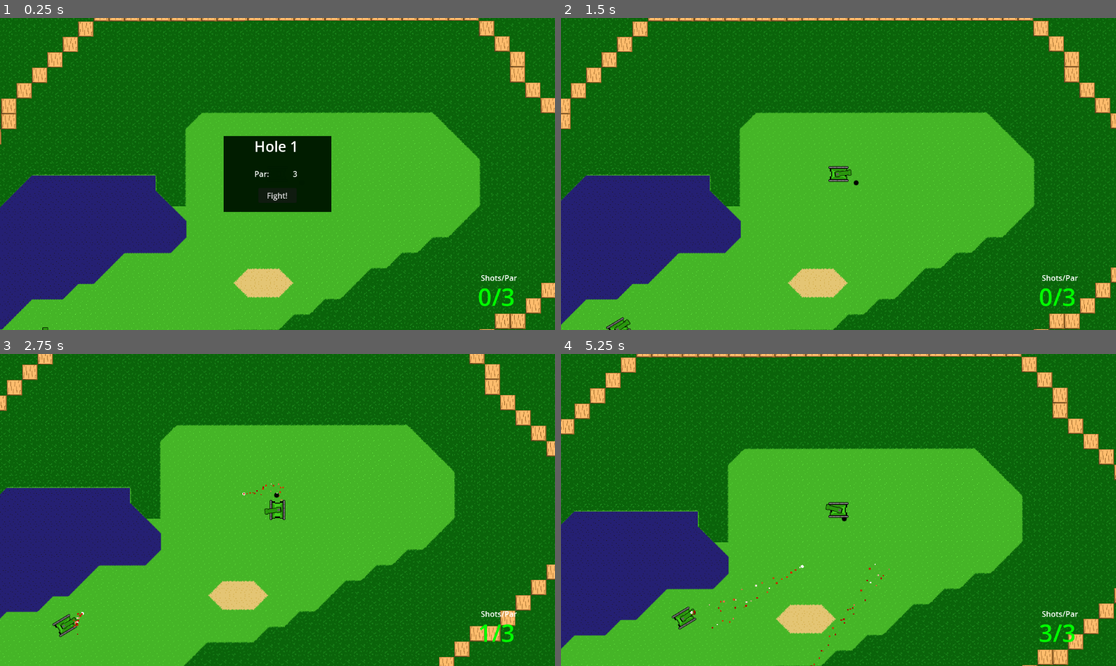
Above: before the commit, frames 1-4 (two rows, left to right).
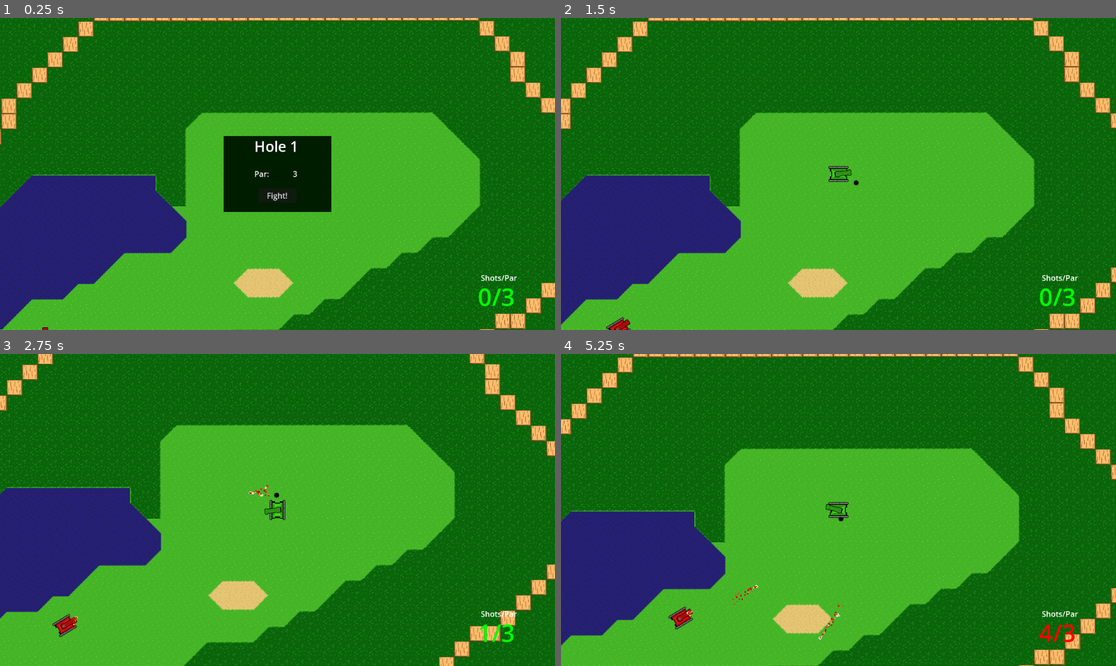
Above: after the commit, the same moments.

Repository: Sabertooth-Software/Bunker-Buster
Game: Godot game, scene res://Scenes/Levels/Hole 1.tscn
Same seed, same stepped clock (60 frames per second), same inputs: the game is played once before the commit and once after it. The engine's default icon, where the game draws it, is replaced by a stand-in: a white triangle on a blue panel in a dark square.
Inputs (mouse positions are in pixels of both pictures, inside the frame that each line leads up to):
- Up to frame 1 (0.25 s): no input
- Up to frame 2 (1.5 s): click "Fight!" at 0.5 s; move the mouse to (960, 158) at 1.27 s; press the mouse at (960, 158) at 1.28 s; hold Right (right) from 1.28 s (still down)
- Up to frame 3 (2.75 s): move the mouse to (166, 525) at 2.02 s; release Right (right) at 2.03 s; release the mouse at (166, 525) at 2.03 s; hold S (down) from 2.03 s (still down); tap Space (shoot) at 2.1 s
- Up to frame 4 (5.25 s): move the mouse to (894, 441) at 2.77 s; release S (down) at 2.78 s; press the mouse at (894, 441) at 2.78 s; hold Right (right) 2.78-3.53 s; move the mouse to (810, 572) at 3.52 s; release the mouse at (810, 572) at 3.53 s; hold Up (up) 3.53-4.28 s; tap Space (shoot) at 3.6, 5.1 s; move the mouse to (1005, 556) at 4.27 s; press the mouse at (1005, 556) at 4.28 s; hold A (left) from 4.28 s (still down); move the mouse to (672, 463) at 5.02 s; release the mouse at (672, 463) at 5.03 s

The runs differ from the first frame. In frame 1, less than 0.1% of the frame differs, in the area x 7-9%, y 99-100%; in frame 2, less than 0.1%; in frame 3, 0.2%; in frame 4, 7.8%, in the area x 0-100%, y 0-100%.

Commit message:
QOL changes

Diff:
--- a/Scenes/Bullet.tscn
+++ b/Scenes/Bullet.tscn
@@ -28,13 +28,14 @@
 mesh = SubResource("SphereMesh_plxgq")
 
 [node name="Timer" type="Timer" parent="."]
-wait_time = 2.0
+wait_time = 4.0
 one_shot = true
 autostart = true
 
 [node name="CPUParticles2D" type="CPUParticles2D" parent="."]
 scale = Vector2(5, 5)
 amount = 30
+lifetime = 0.3
 gravity = Vector2(2.08165e-12, 2.08165e-12)
 initial_velocity_min = 10.0
 initial_velocity_max = 15.0
--- a/Scenes/Characters/Enemies/red_tank.tscn
+++ b/Scenes/Characters/Enemies/red_tank.tscn
@@ -1,9 +1,11 @@
-[gd_scene load_steps=6 format=3 uid="uid://hh271eak8f3q"]
+[gd_scene load_steps=8 format=3 uid="uid://hh271eak8f3q"]
 
 [ext_resource type="PackedScene" uid="uid://dfp2wtw5do8m7" path="res://Scenes/Characters/tank.tscn" id="1_8d7b4"]
 [ext_resource type="Script" path="res://Scripts/Characters/Enemy/EnemyTank.gd" id="1_hmcf7"]
 [ext_resource type="PackedScene" uid="uid://bfc7fafn5cbnj" path="res://Scenes/Bullet.tscn" id="3_6ux1k"]
 [ext_resource type="AudioStream" uid="uid://c65wfjflw6nvi" path="res://Audio/tank-destroyed.wav" id="4_cx1xp"]
+[ext_resource type="Texture2D" uid="uid://hxo44yej3w4t" path="res://Assets/TankSprite/red-tank-base.png" id="4_xqkdc"]
+[ext_resource type="Texture2D" uid="uid://8u34nnyktdlt" path="res://Assets/TankSprite/red-tank-canon.png" id="5_yjvth"]
 
 [sub_resource type="Gradient" id="Gradient_d0vl3"]
 colors = PackedColorArray(0.23212, 0.23212, 0.23212, 1, 0.419813, 0.419813, 0.419813, 1)
@@ -18,7 +20,14 @@
 Speed = 10.0
 Bullet_Speed = 1.0
 
+[node name="Body" parent="." index="1"]
+texture = ExtResource("4_xqkdc")
+
+[node name="Canon" parent="." index="2"]
+texture = ExtResource("5_yjvth")
+
 [node name="Timer" type="Timer" parent="." index="4"]
+wait_time = 3.0
 
 [node name="tankDestroyed" type="AudioStreamPlayer" parent="." index="7"]
 stream = ExtResource("4_cx1xp")
--- a/Scripts/Bullet.gd
+++ b/Scripts/Bullet.gd
@@ -4,7 +4,7 @@
 var velocity: Vector2
 
 func _physics_process(_delta):
-	apply_central_force(velocity * 250)
+	apply_central_force(velocity * 175)
 
 func setup(_position: Vector2, _velocity: Vector2, _scene: Node, _initiator: Node2D):
 	_scene.add_child(self)
